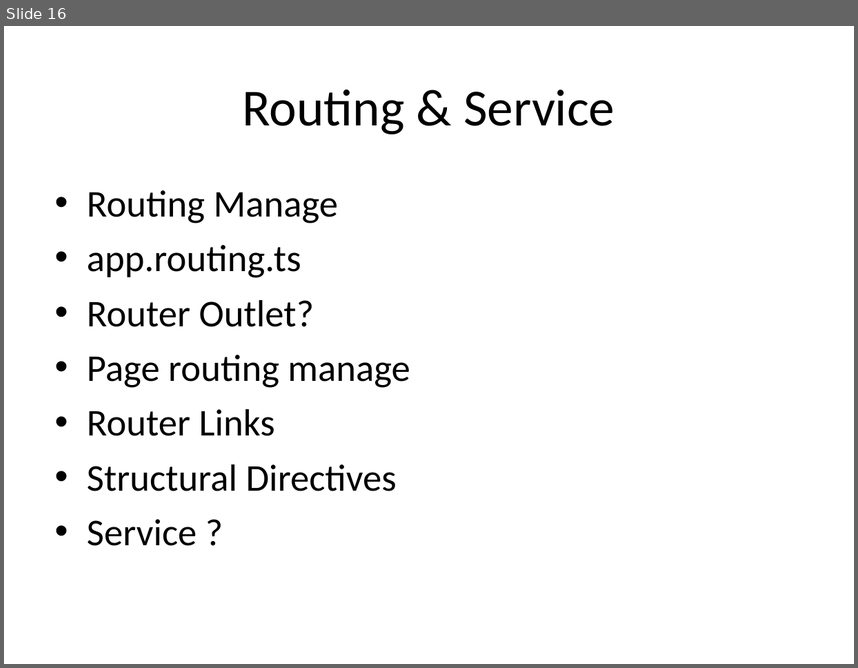
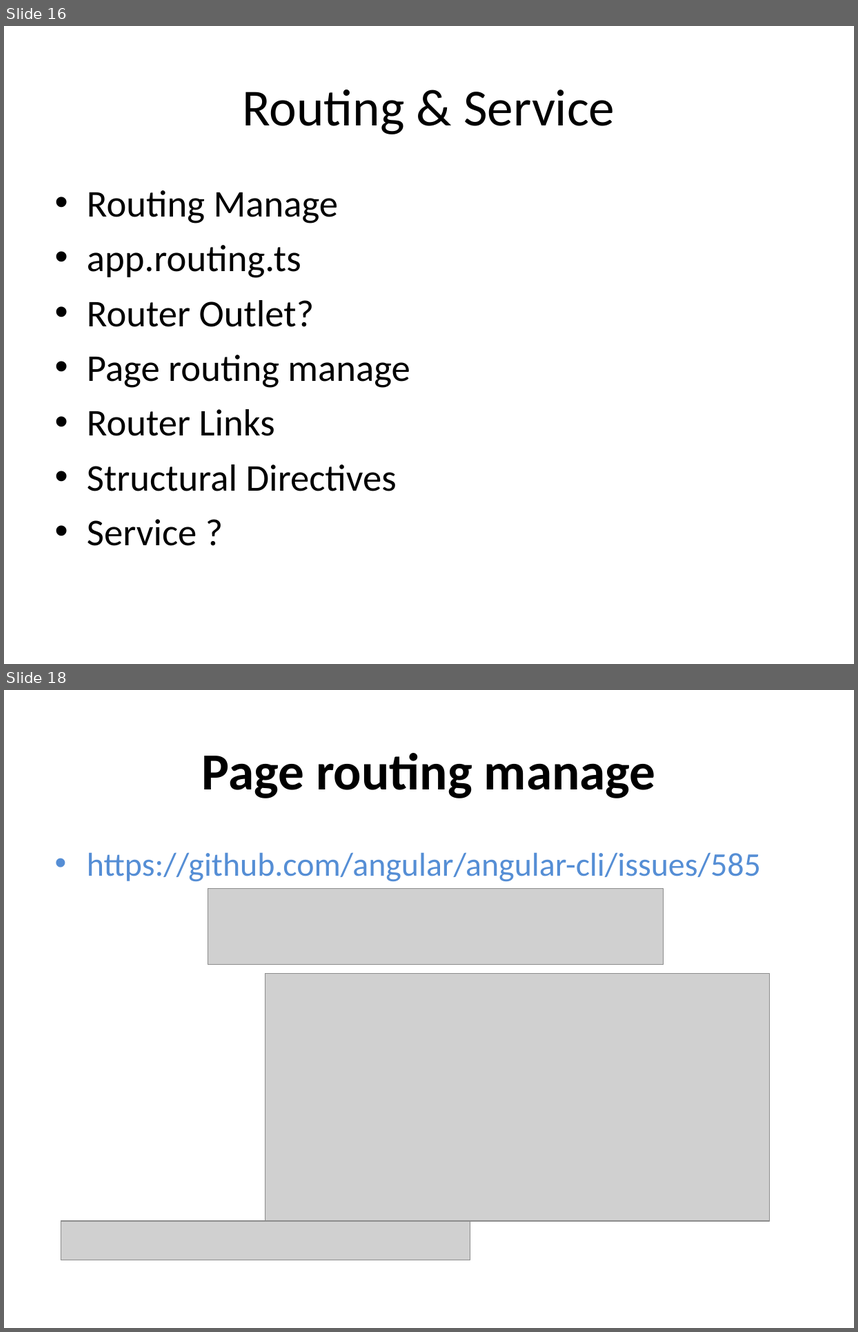
Before and after one commit to rungwiroon/angular2-example, a slide deck: Angular 2.ppt. Shown one above the other, each under a label of ours: slide 16 before the commit, slides 16 and 18 after it; the slides between them are not shown. The pictures are 858x668 and 858x1332 pixels, drawn with LibreOffice and Linux fonts; fonts in the diff are those of the drawing; grey boxes stand for pictures. Boxes give left, top, right and bottom in pixels: in the first picture for what was removed or moved away, otherwise in the second. Text is boxed around its words. In the diff, an @@ line names an element or a change of style, - is before the commit and + after.

Commit message:
create home routing and change aungular2.ppt

```diff
--- a/Angular 2.ppt
+++ b/Angular 2.ppt
@@ slide 18 added at (4, 690, 854, 1328), background #FFFFFF @@
@@ title added at (202, 753, 656, 798), 44 pt, text #000000, bold @@
+Page routing manage
@@ text added at (87, 852, 761, 881), 28 pt, text #558ED5 @@
+• https://github.com/angular/angular-cli/issues/585
@@ picture added at (208, 888, 663, 965) @@
@@ picture added at (265, 973, 769, 1221) @@
@@ picture added at (61, 1221, 470, 1259) @@
```
Also in this commit, not shown: 2 other slides added, 6 other files.
